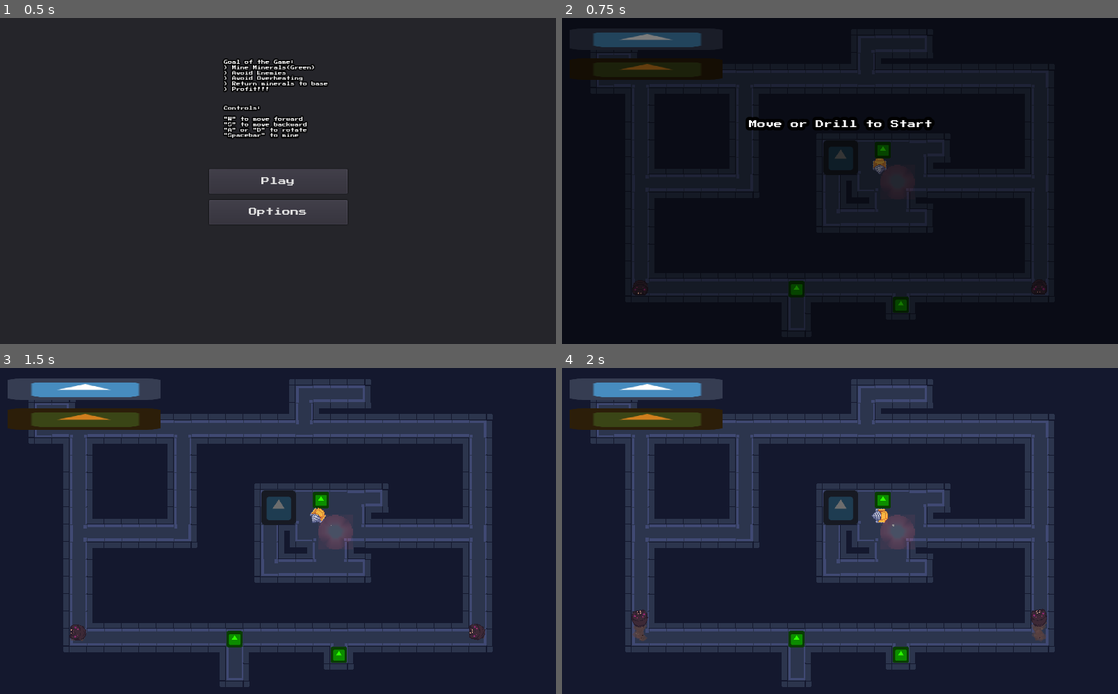
Above: before the commit, frames 1-4 (two rows, left to right).
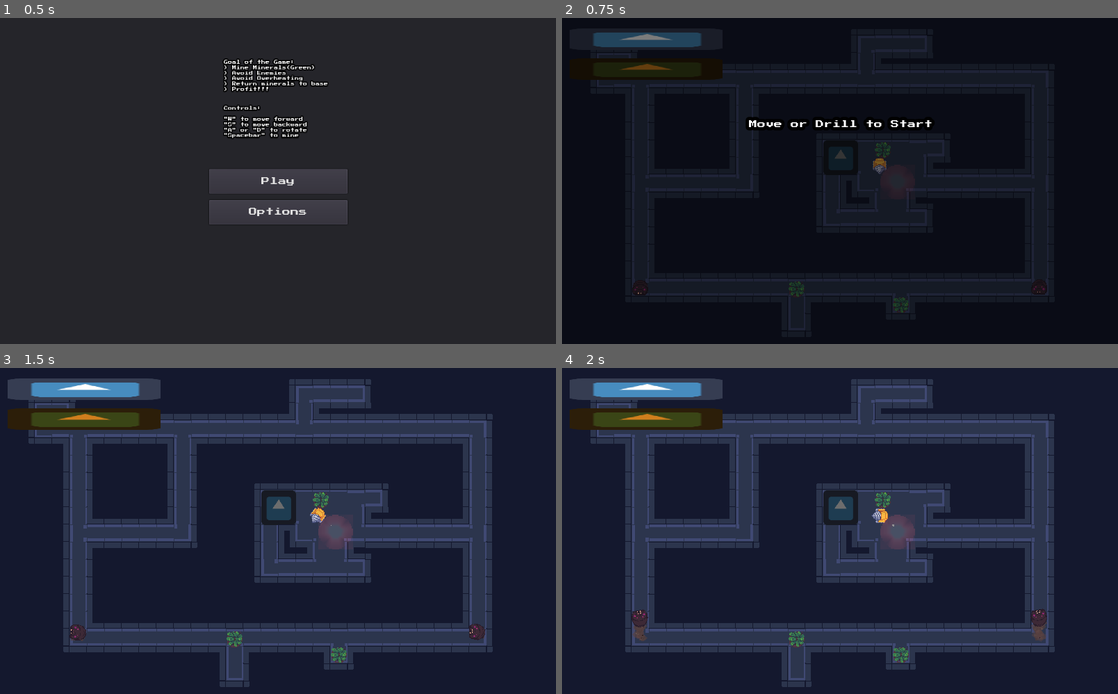
Above: after the commit, the same moments.

Repository: LaTu-Jams/LD54
Game: Godot game, scene res://scenes/Main.tscn
The game is run twice, just before and just after one commit, with the same random seed, the same clock (stepped at 60 frames per second) and the same inputs. The engine's default icon, where the game draws it, is replaced by a stand-in: a white triangle on a blue panel in a dark square.
Inputs:
- Up to frame 1 (0.5 s): no input
- Up to frame 2 (0.75 s): click "Play" at 0.5 s
- Up to frame 3 (1.5 s): tap Enter at 1.25 s; hold D (turn_right) from 1.28 s (still down); hold Space (Mine) from 1.28 s (still down)
- Up to frame 4 (2 s): keep holding D (turn_right); keep holding Space (Mine)

Frame 1 is identical in both runs. In frame 2, 0.4% of the frame differs, in the area x 40-63%, y 37-91%; in frame 3, 0.4%; in frame 4, 0.4%.

Commit message:
Add mineral graphics

Diff:
--- a/scenes/Mineral.tscn
+++ b/scenes/Mineral.tscn
@@ -1,6 +1,6 @@
 [gd_scene load_steps=7 format=2]
 
-[ext_resource path="res://icon.png" type="Texture" id=1]
+[ext_resource path="res://gfx/mineral_0.png" type="Texture" id=1]
 [ext_resource path="res://scripts/Mineral.gd" type="Script" id=2]
 [ext_resource path="res://gfx/glimmer.png" type="Texture" id=3]
 
@@ -65,9 +65,8 @@
 script = ExtResource( 2 )
 
 [node name="Sprite" type="Sprite" parent="."]
-self_modulate = Color( 0.172549, 1, 0, 1 )
-scale = Vector2( 0.469, 0.469 )
 texture = ExtResource( 1 )
+hframes = 4
 
 [node name="CollisionShape2D" type="CollisionShape2D" parent="."]
 shape = SubResource( 1 )
--- a/scripts/Mineral.gd
+++ b/scripts/Mineral.gd
@@ -4,12 +4,15 @@
 const heat_area = preload("res://scenes/HeatArea.tscn")
 
 export var HP: float = 6
+var HP_max
 
 var depleted: bool = false
 var glimmer_time
 
 
 func _ready():
+	HP_max = HP
+
 	while not is_instance_valid(get_tree().current_scene.rng):
 		yield(get_tree(), "idle_frame")
 	var time_mod = get_tree().current_scene.rng.randi_range(-5,15)
@@ -22,6 +25,13 @@
 func _process(delta):
 	if HP < 1:
 		depleted = true
+		$Sprite.frame = 3
+	elif HP/HP_max <= 0.33 and $Sprite.frame != 2:
+		$Sprite.frame = 2
+	elif HP/HP_max > 0.33 and HP/HP_max <= 0.66 and $Sprite.frame != 1:
+		$Sprite.frame = 1
+	elif HP/HP_max > 0.66 and $Sprite.frame != 0:
+		$Sprite.frame = 0
 
 func mining():
 	HP -= 1 * get_process_delta_time()
@@ -29,11 +39,15 @@
 		call_deferred("depleted")
 		return true
 
+
+
 func depleted():
 	var new_heat = heat_area.instance()
 	new_heat.global_position = global_position
 	get_parent().add_child(new_heat)
-	queue_free()
+	$CollisionShape2D.disabled = true
+	remove_from_group("mineral")
+	# queue_free()
 
 
 func _on_glimmer():
Binary file added: gfx/mineral_0.aseprite
Binary file added: gfx/mineral_0.png
Not shown, added: gfx/mineral_0.png.import
Binary file added: gfx/minerals.aseprite
